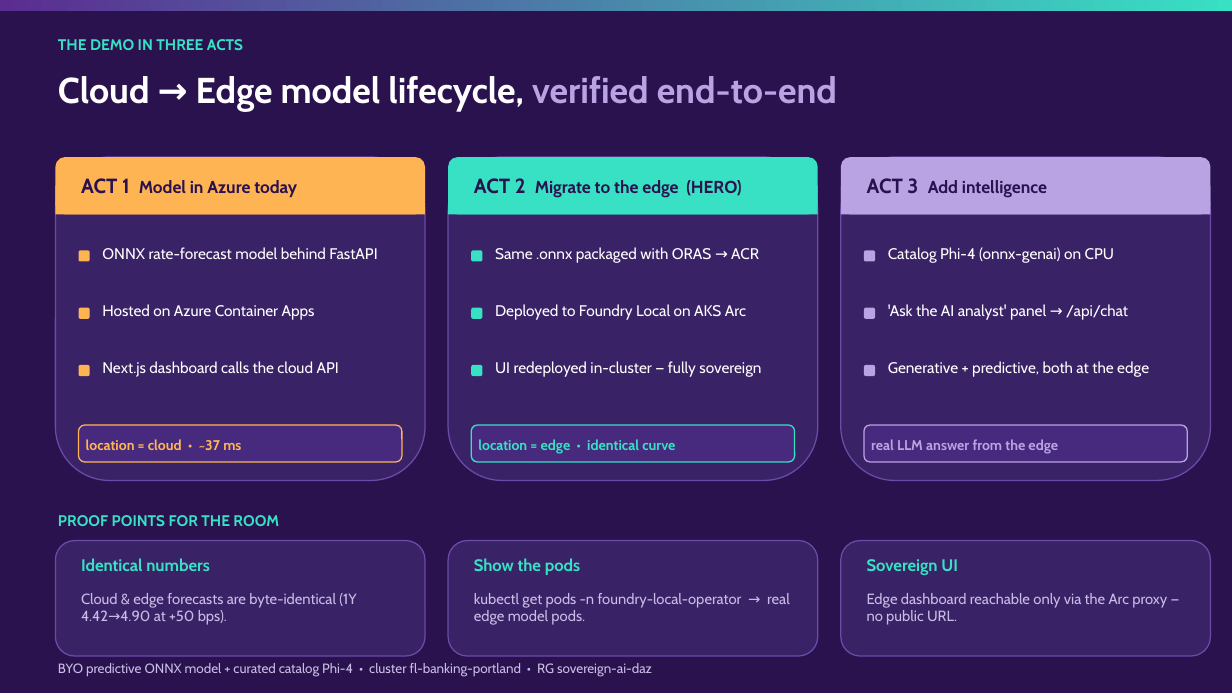
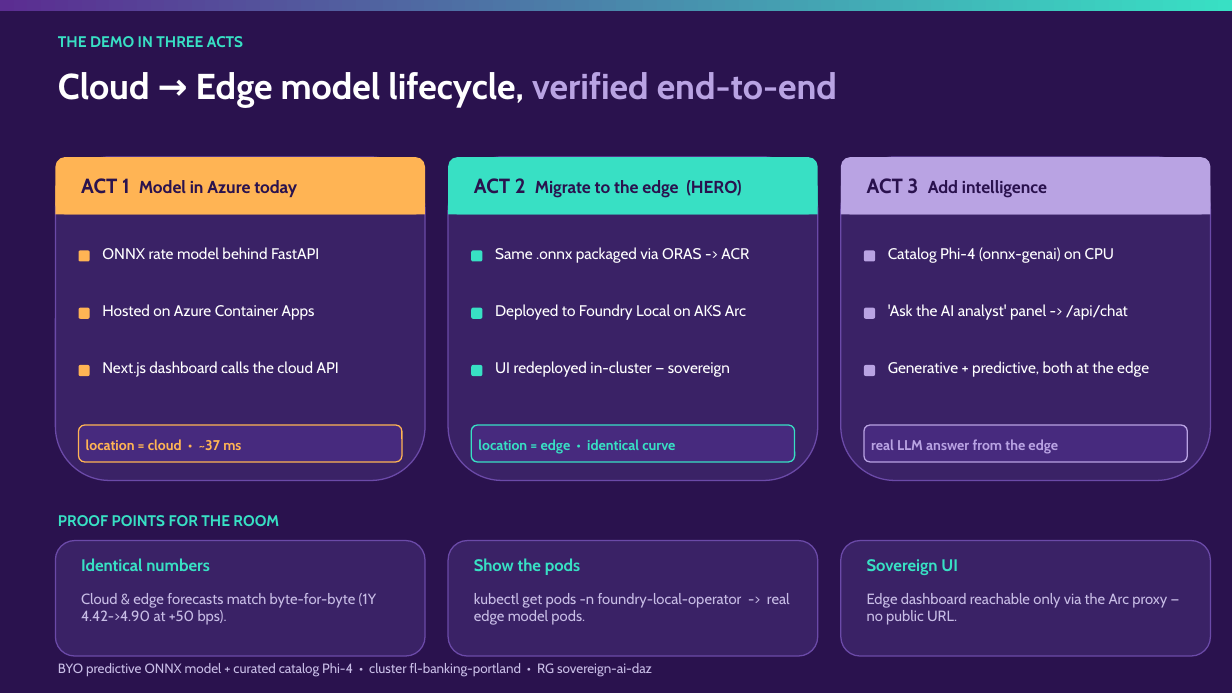
Before and after one commit to smitzlroy/FoundryLocal-Banking, a slide deck: slide 3 of docs/Foundry_Local_Sovereign_Demo_Slides.pptx (slide 2 before the commit). Drawn at 1232x693 pixels with LibreOffice and Linux fonts; fonts in the diff are those of the drawing. Boxes give left, top, right and bottom in pixels: in the first picture for what was removed or moved away, otherwise in the second. Text is boxed around its words. In the diff, an @@ line names an element or a change of style, - is before the commit and + after.

Commit message:
Workshop slides v2: sharper use case/value, cloud->edge flow diagram, annotated BYO YAML, demo talk-track slide

```diff
--- a/docs/Foundry_Local_Sovereign_Demo_Slides.pptx
+++ b/docs/Foundry_Local_Sovereign_Demo_Slides.pptx
@@ text "Cloud → Edge model lifecycle, ..." moved from (x1=58, y1=76, x2=837, y2=111) to (x1=58, y1=72, x2=837, y2=108) @@
@@ text at (x1=102, y1=247, x2=319, y2=259): text changed @@
-ONNX rate-forecast model behind FastAPI
+ONNX rate model behind FastAPI
@@ text at (x1=495, y1=247, x2=749, y2=263): text changed @@
-Same .onnx packaged with ORAS → ACR
+Same .onnx packaged via ORAS -> ACR
@@ text at (x1=888, y1=304, x2=1128, y2=320): text changed @@
-'Ask the AI analyst' panel → /api/chat
+'Ask the AI analyst' panel -> /api/chat
@@ text at (x1=495, y1=361, x2=730, y2=377): text changed @@
-UI redeployed in-cluster — fully sovereign
+UI redeployed in-cluster — sovereign
@@ text at (x1=81, y1=593, x2=377, y2=625): text changed @@
-Cloud & edge forecasts are byte-identical (1Y 4.42→4.90 at +50 bps).
+Cloud & edge forecasts match byte-for-byte (1Y 4.42->4.90 at +50 bps).
@@ text at (x1=474, y1=593, x2=790, y2=625): text changed @@
-kubectl get pods -n foundry-local-operator → real edge model pods.
+kubectl get pods -n foundry-local-operator -> real edge model pods.
```
Also in this commit, not shown: 4 slides added, 1 slide removed.
